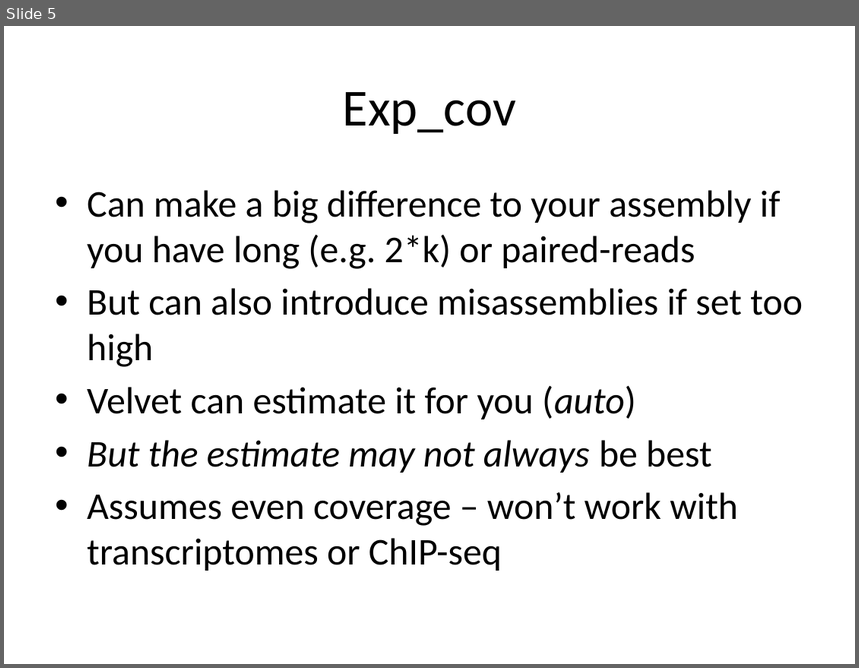
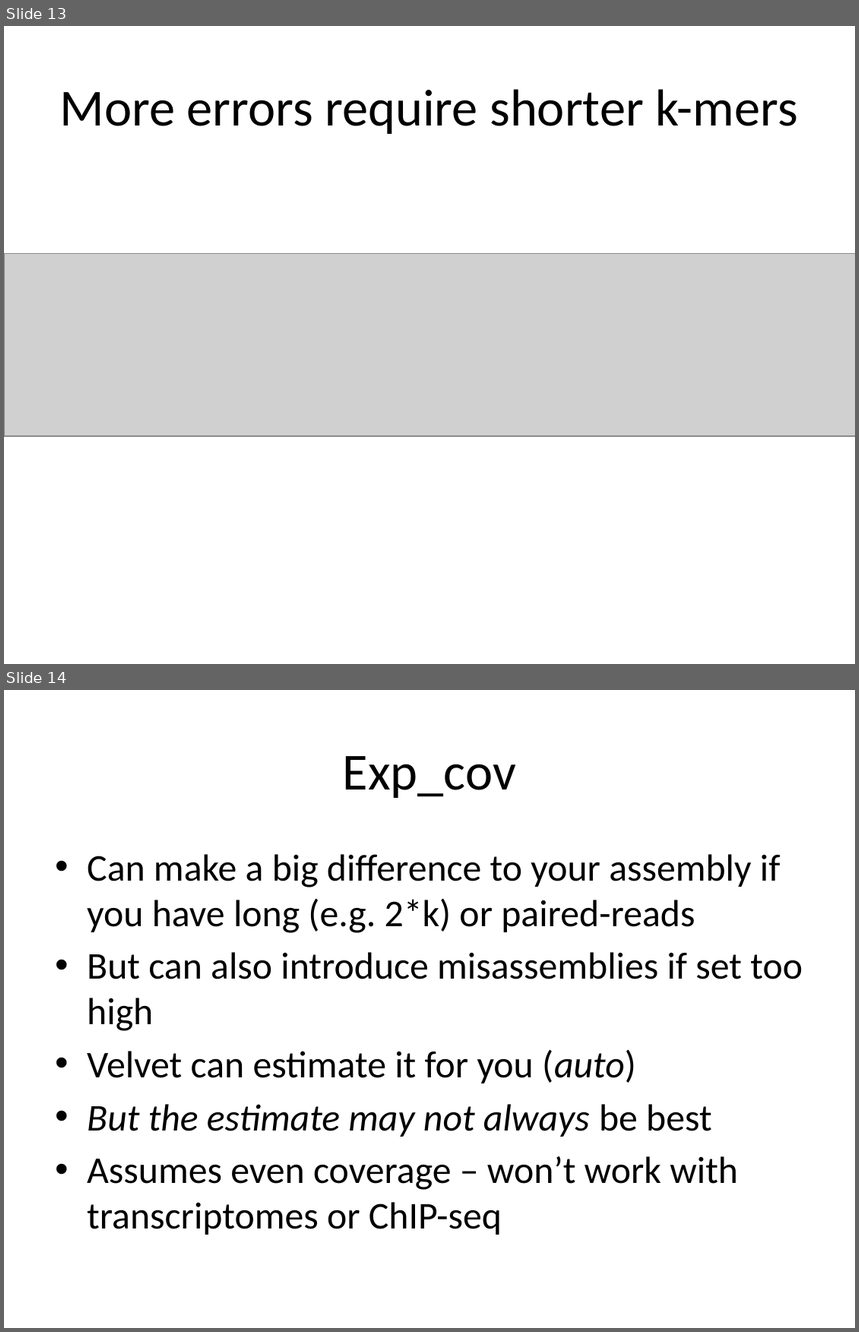
Before and after one commit to lexnederbragt/denovo-assembly-tutorial, a slide deck: presentations/Practical_4_Velvet_de_novo_assembly.pptx. Shown one above the other, each under a label of ours: slide 5 before the commit, slides 13 and 14 after it. The pictures are 859x668 and 859x1332 pixels, drawn with LibreOffice and Linux fonts; fonts in the diff are those of the drawing; grey boxes stand for pictures. Boxes give left, top, right and bottom in pixels: in the first picture for what was removed or moved away, otherwise in the second. Text is boxed around its words. In the diff, an @@ line names an element or a change of style, - is before the commit and + after.

```diff
--- a/presentations/Practical_4_Velvet_de_novo_assembly.pptx
+++ b/presentations/Practical_4_Velvet_de_novo_assembly.pptx
@@ slide 13 added at [4, 26, 855, 664], background #FFFFFF @@
@@ title added at [60, 89, 798, 134], 44 pt, text #000000 @@
+More errors require shorter k-mers
@@ picture added at [4, 254, 855, 437] @@
@@ what was slide 5 is now slide 14 @@
```
Also in this commit, not shown: 3 slides changed, 8 other slides added, 2 other files.
